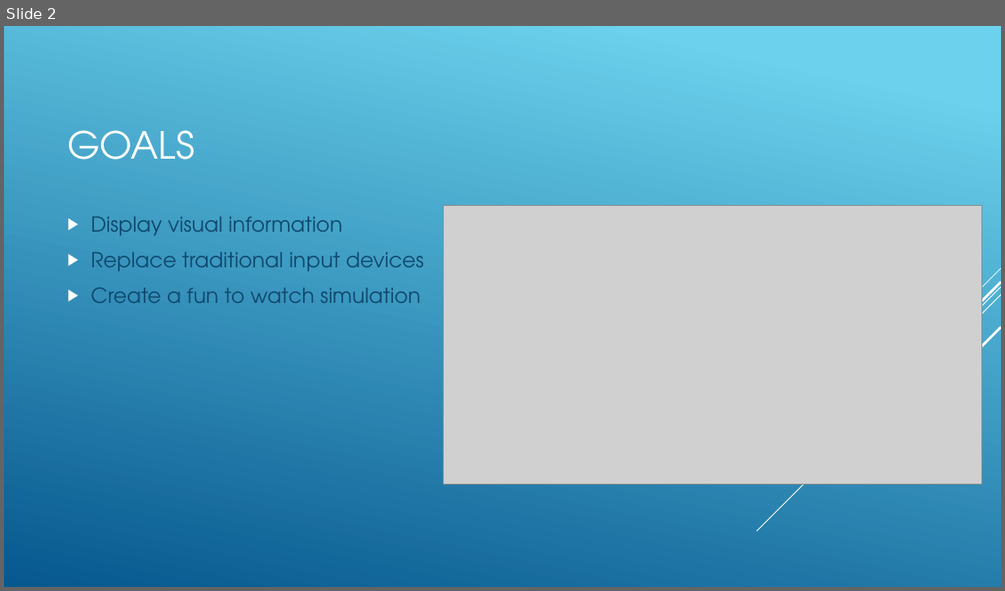
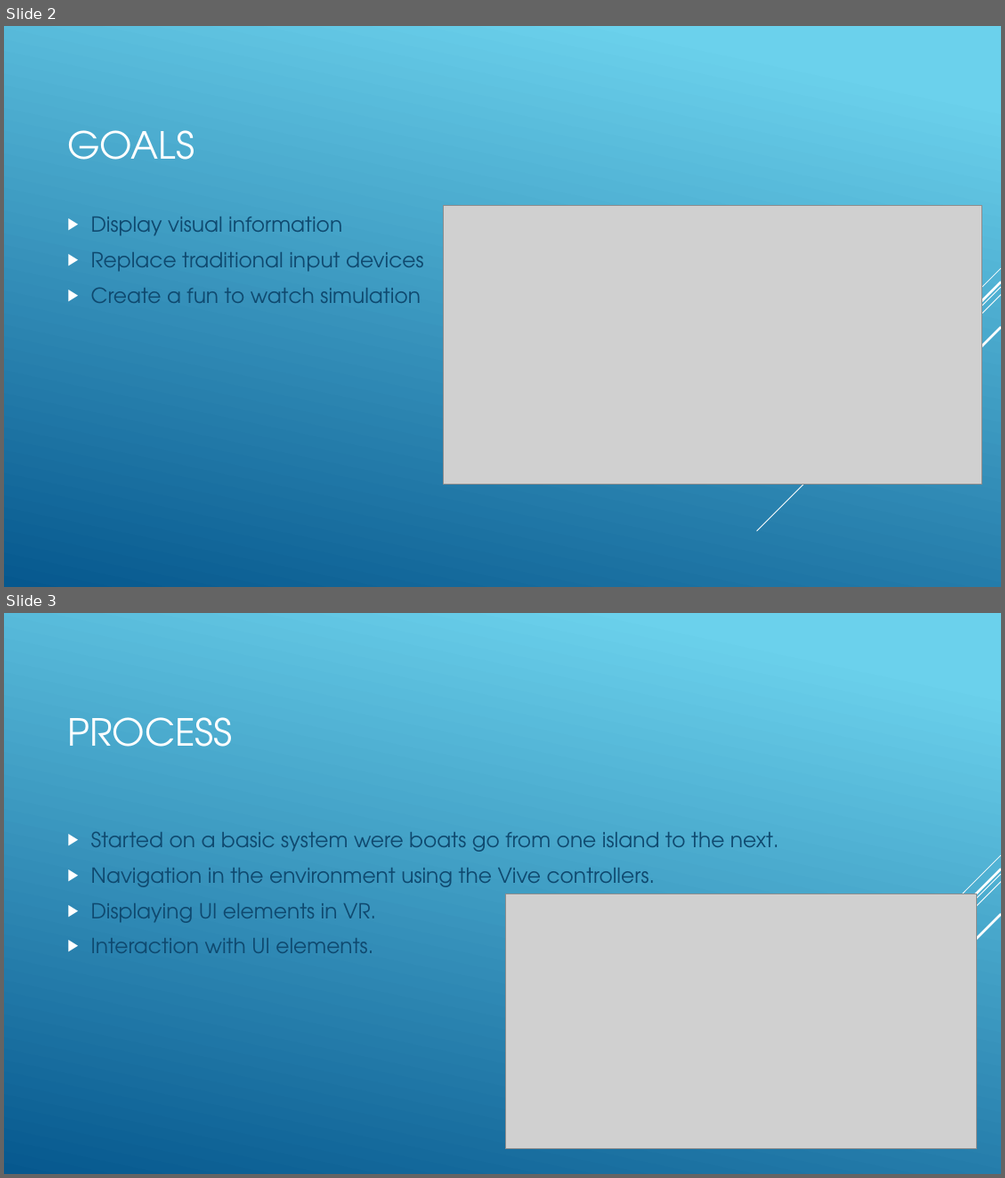
Before and after one commit to Hugo5503/CapitaSelecta, a slide deck: Capita Selecta/Building an VR ship simulation Presentation Hugo Leenen.pptx. Shown one above the other, each under a label of ours: slide 2 before the commit, slides 2 and 3 after it. The pictures are 1005x591 and 1005x1178 pixels, drawn with LibreOffice and Linux fonts; fonts in the diff are those of the drawing; grey boxes stand for pictures. Boxes give left, top, right and bottom in pixels: in the first picture for what was removed or moved away, otherwise in the second. Text is boxed around its words. In the diff, an @@ line names an element or a change of style, - is before the commit and + after.

```diff
--- a/Capita Selecta/Building an VR ship simulation Presentation Hugo Leenen.pptx
+++ b/Capita Selecta/Building an VR ship simulation Presentation Hugo Leenen.pptx
@@ slide 3 added at (4, 613, 1001, 1174), background gradient #6ED2EB to #06588E; not listed: 5 template elements that a slide beside it also shows @@
@@ title added at (67, 717, 232, 747), 36 pt, text #FFFFFF @@
+PROCESS
@@ text added at (91, 832, 779, 953), 20 pt, text #0F496F @@
+▶ Started on a basic system were boats go from one island to the next.
+▶ Navigation in the environment using the Vive controllers.
+▶ Displaying UI elements in VR.
+▶ Interaction with UI elements.
@@ picture added at (505, 893, 976, 1149) @@
```
Also in this commit, not shown: 1 slide changed, 2 other slides added, 2 slides removed.
